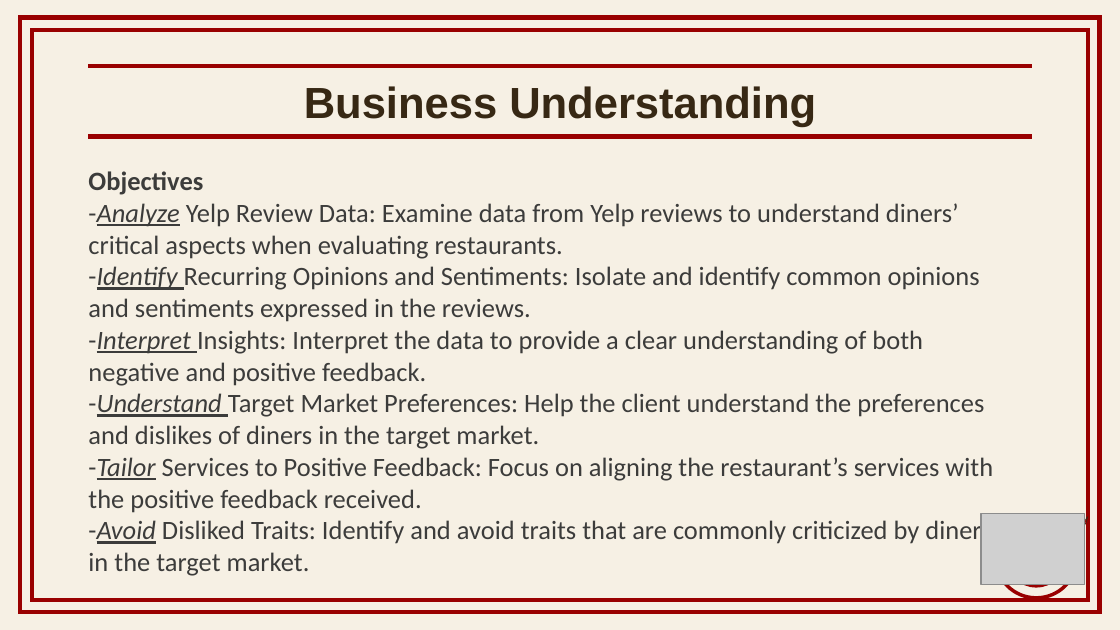
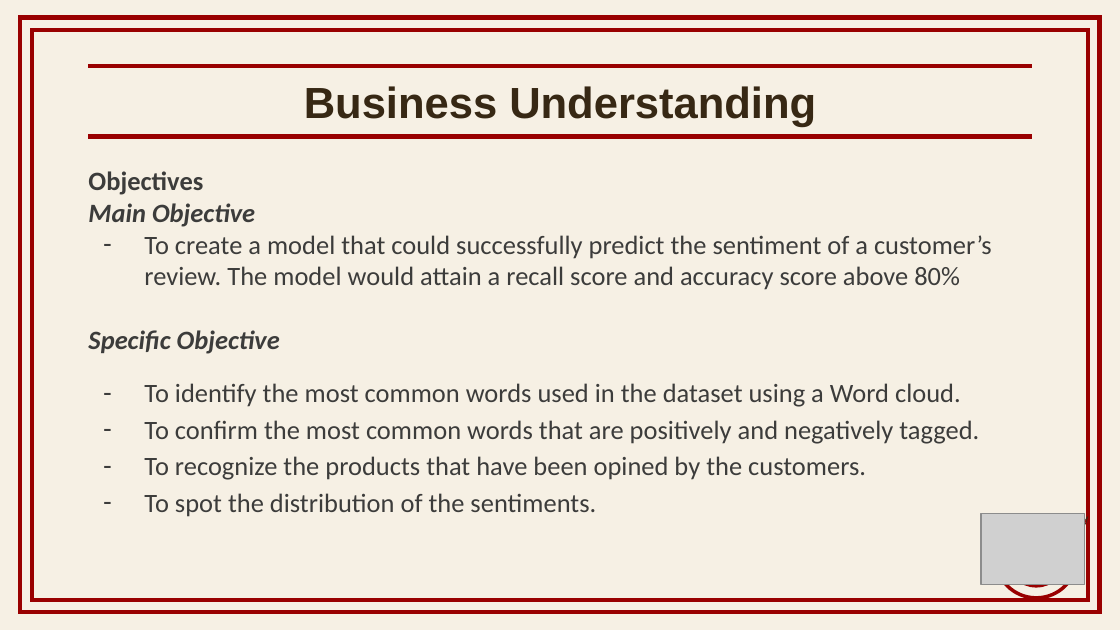
Before and after one commit to ggeorgekkariuki/Sentiment-Analysis, a slide deck: slide 4 of FOODY&FOODIE.pptx. Drawn at 1120x630 pixels with LibreOffice and Linux fonts; fonts in the diff are those of the drawing; grey boxes stand for pictures; background and template pictures are left out. Boxes give left, top, right and bottom in pixels: in the first picture for what was removed or moved away, otherwise in the second. Text is boxed around its words. In the diff, an @@ line names an element or a change of style, - is before the commit and + after.

```diff
--- a/FOODY&FOODIE.pptx
+++ b/FOODY&FOODIE.pptx
@@ text at [88, 203, 992, 517]: text changed @@
--Analyze Yelp Review Data: Examine data from Yelp reviews to understand diners’ critical aspects when evaluating restaurants.
--Identify Recurring Opinions and Sentiments: Isolate and identify common opinions and sentiments expressed in the reviews.
--Interpret Insights: Interpret the data to provide a clear understanding of both negative and positive feedback.
--Understand Target Market Preferences: Help the client understand the preferences and dislikes of diners in the target market.
--Tailor Services to Positive Feedback: Focus on aligning the restaurant’s services with the positive feedback received.
--Avoid Disliked Traits: Identify and avoid traits that are commonly criticized by diners in the target market.
+Main Objective
+– To create a model that could successfully predict the sentiment of a customer’s review. The model would attain a recall score and accuracy score above 80%
+Specific Objective
+– To identify the most common words used in the dataset using a Word cloud.
+– To confirm the most common words that are positively and negatively tagged.
+– To recognize the products that have been opined by the customers.
+– To spot the distribution of the sentiments.
```
Also in this commit, not shown: 4 other slides changed, 1 other file.
